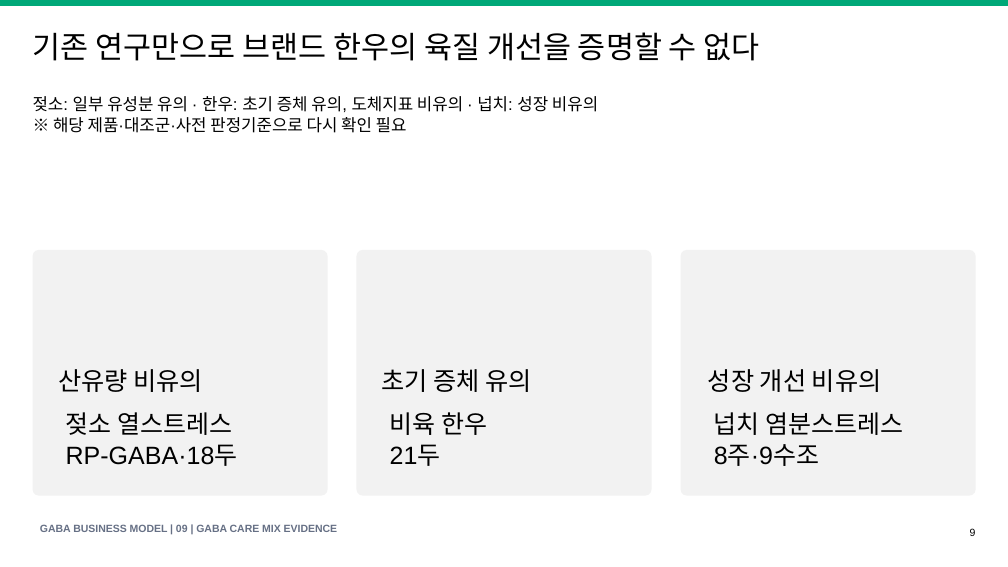
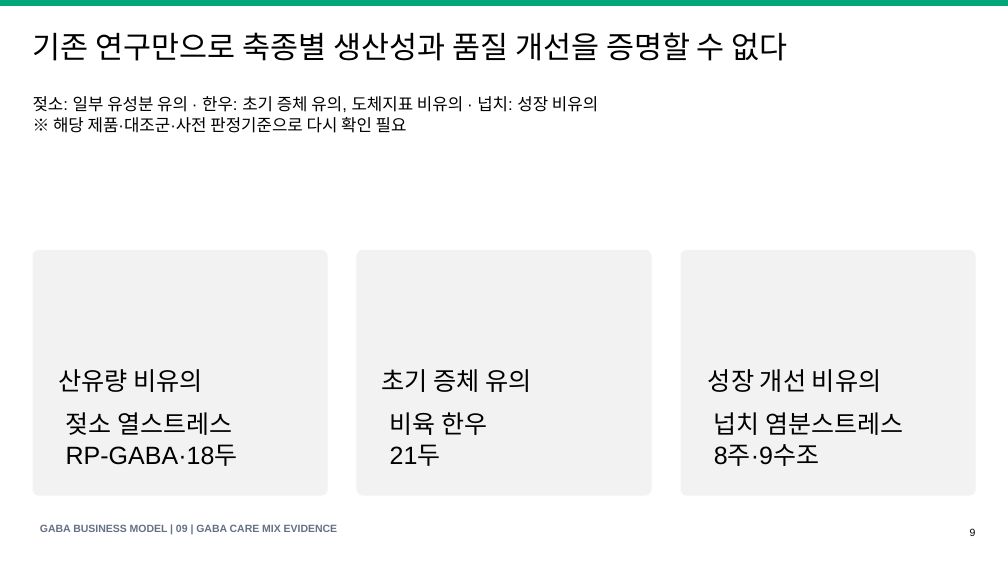
Before and after one commit to KRAdavid/gaba-feed-business-index, a slide deck: slide 9 of GABA_Feed_Business_Model_Speech_Deck_v1.pptx. Drawn at 1008x567 pixels with LibreOffice and Linux fonts; fonts in the diff are those of the drawing. Boxes give left, top, right and bottom in pixels: in the first picture for what was removed or moved away, otherwise in the second. Text is boxed around its words. In the diff, an @@ line names an element or a change of style, - is before the commit and + after.

```diff
--- a/GABA_Feed_Business_Model_Speech_Deck_v1.pptx
+++ b/GABA_Feed_Business_Model_Speech_Deck_v1.pptx
@@ text at [33, 32, 788, 61]: text changed @@
-기존 연구만으로 브랜드 한우의 육질 개선을 증명할 수 없다
+기존 연구만으로 축종별 생산성과 품질 개선을 증명할 수 없다
```
Also in this commit, not shown: 7 other slides changed, 17 other files.
